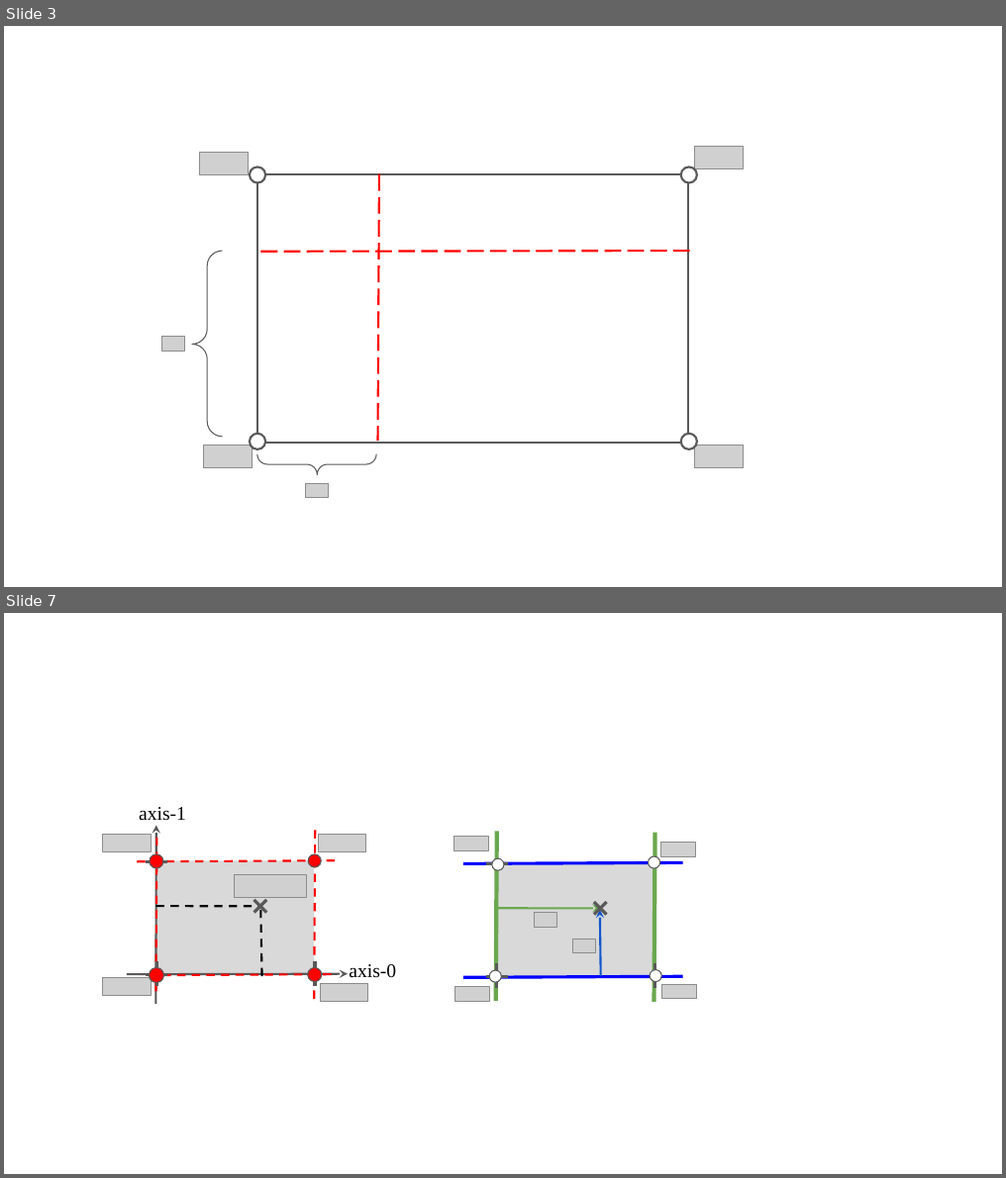
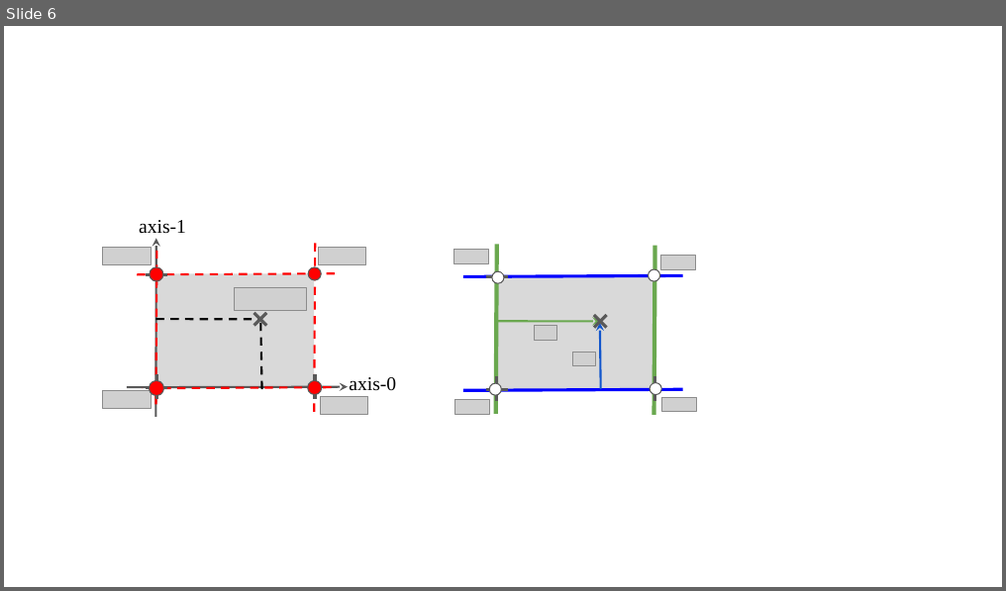
Before and after one commit to bigladder/btwxt, a slide deck: docs/figs/figs_all.pptx. Shown one above the other, each under a label of ours: slides 3 and 7 before the commit, slide 6 after it; the slides between them are not shown. The pictures are 1006x1178 and 1006x591 pixels, drawn with LibreOffice and Linux fonts; fonts in the diff are those of the drawing; grey boxes stand for pictures; background and template pictures are left out. Boxes give left, top, right and bottom in pixels: in the first picture for what was removed or moved away, otherwise in the second. Text is boxed around its words. In the diff, an @@ line names an element or a change of style, - is before the commit and + after.

```diff
--- a/docs/figs/figs_all.pptx
+++ b/docs/figs/figs_all.pptx
@@ slide 3 removed at bbox=[4, 26, 1002, 587], background #FFFFFF @@
@@ picture removed at bbox=[200, 152, 249, 174] @@
@@ ellipse removed at bbox=[250, 167, 265, 182] @@
@@ ellipse removed at bbox=[680, 167, 697, 182] @@
@@ picture removed at bbox=[695, 147, 744, 170] @@
@@ rectangle removed at bbox=[257, 174, 688, 443] @@
@@ line removed from (379, 174) to (378, 441) @@
@@ left brace removed at bbox=[192, 251, 222, 436] @@
@@ line removed from (689, 251) to (257, 252) @@
@@ picture removed at bbox=[161, 336, 184, 352] @@
@@ ellipse removed at bbox=[250, 433, 265, 449] @@
@@ ellipse removed at bbox=[680, 433, 697, 449] @@
@@ picture removed at bbox=[204, 445, 252, 469] @@
@@ left brace removed at bbox=[257, 454, 376, 475] @@
@@ picture removed at bbox=[695, 445, 744, 469] @@
@@ picture removed at bbox=[305, 483, 329, 498] @@
@@ what was slide 7 is now slide 6 @@
```
Also in this commit, not shown: 2 slides changed, 1 other slide removed, 6 other files.
